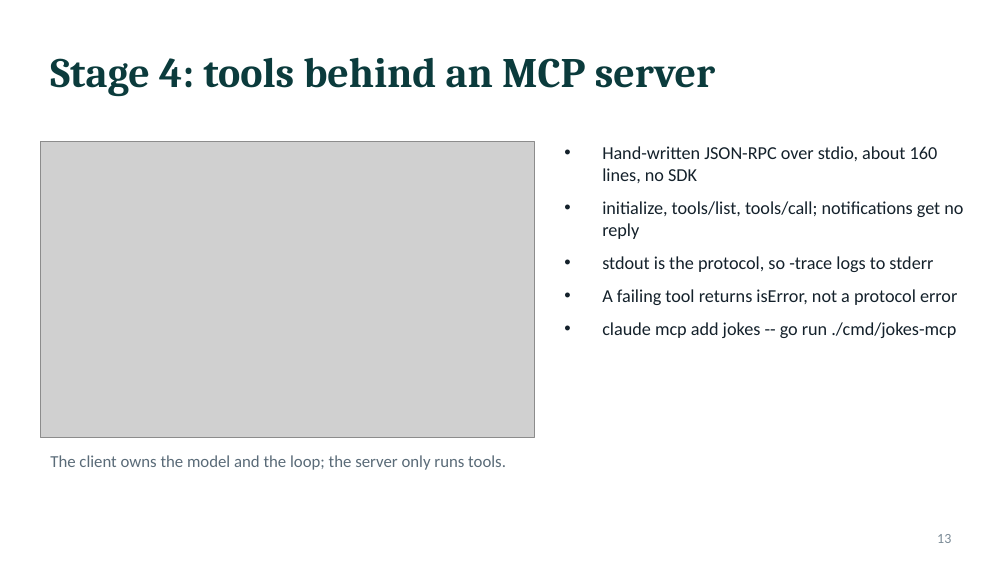
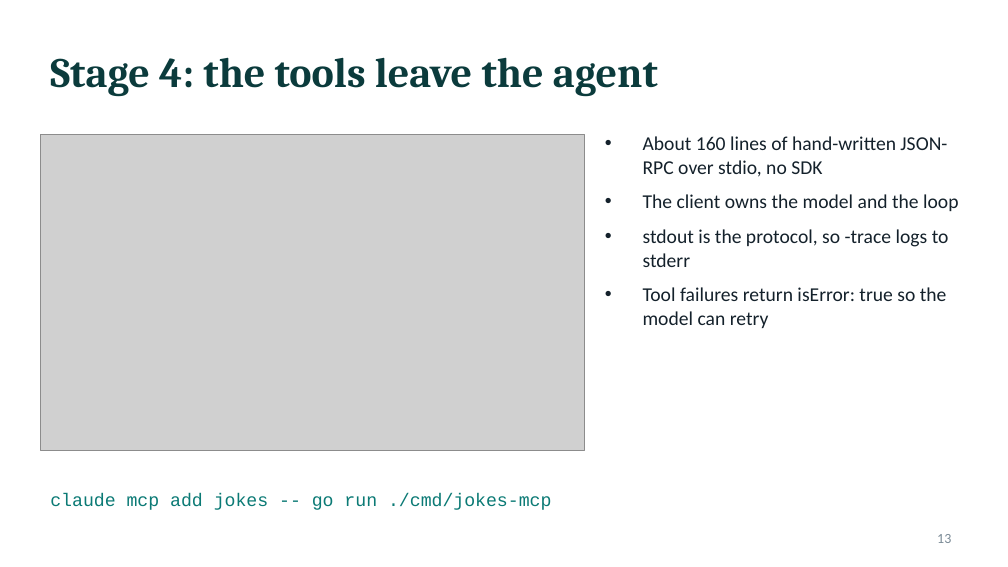
Before and after one commit to AriT93/agent-lab, a slide deck: slide 13 of docs/agent-lab-guide.pptx. Drawn at 1008x567 pixels with LibreOffice and Linux fonts; fonts in the diff are those of the drawing; grey boxes stand for pictures. Boxes give left, top, right and bottom in pixels: in the first picture for what was removed or moved away, otherwise in the second. Text is boxed around its words. In the diff, an @@ line names an element or a change of style, - is before the commit and + after.

```diff
--- a/docs/agent-lab-guide.pptx
+++ b/docs/agent-lab-guide.pptx
@@ title at [50,57,658,97]: text changed @@
-Stage 4: tools behind an MCP server
+Stage 4: the tools leave the agent
@@ picture: place and size @@
-picture at [40,141,534,437]
+picture at [40,134,585,451]
@@ text "About 160 lines of hand-written ...": place and size @@
-text "About 160 lines of hand-written ..." at [602,146,963,338]
+text "About 160 lines of hand-written ..." at [643,136,958,328]
@@ text at [643,136,958,211]: text changed; size 13 to 14 pt @@
-• Hand-written JSON-RPC over stdio, about 160 lines, no SDK
-• initialize, tools/list, tools/call; notifications get no reply
+• About 160 lines of hand-written JSON-RPC over stdio, no SDK
+• The client owns the model and the loop
@@ text at [643,229,949,267]: size 13 to 14 pt in "stdout is the protocol, so -trace logs ..." @@
@@ text at [643,287,947,328]: text changed; size 13 to 14 pt @@
-• A failing tool returns isError, not a protocol error
-• claude mcp add jokes -- go run ./cmd/jokes-mcp
+• Tool failures return isError: true so the model can retry
@@ text removed at [50,455,506,470] @@
-The client owns the model and the loop; the server only runs tools.
@@ text added at [50,493,551,510], 13 pt, text #0B7A75 @@
+claude mcp add jokes -- go run ./cmd/jokes-mcp
```
Also in this commit, not shown: 7 other slides changed, 3 slides added, 2 slides removed, 1 other file.
